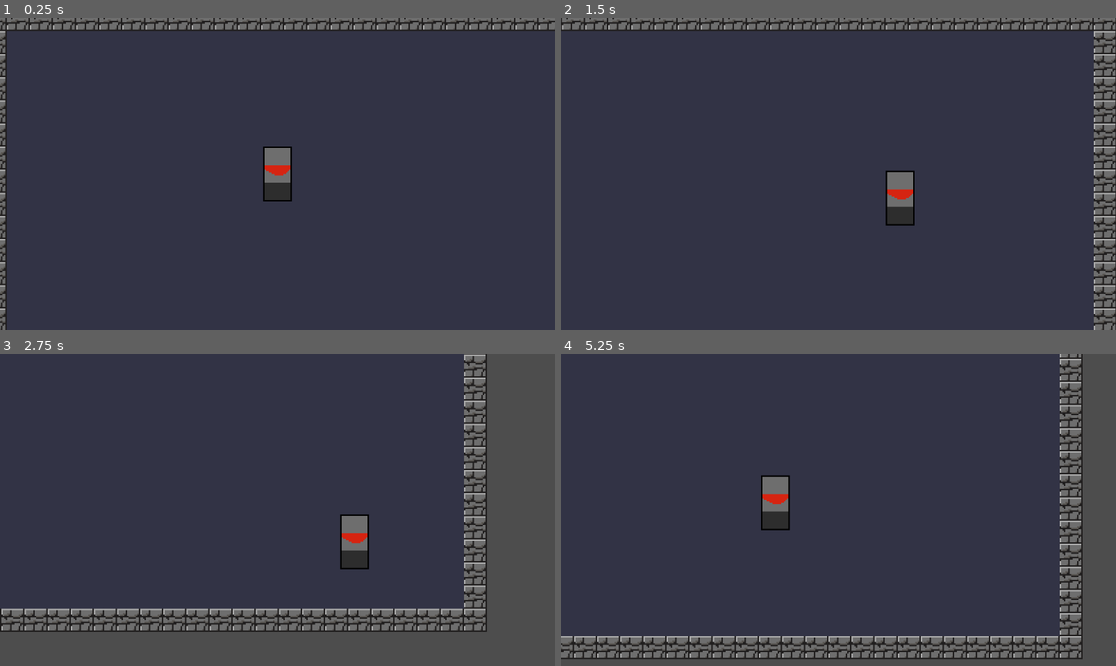
Above: before the commit, frames 1-4 (two rows, left to right).
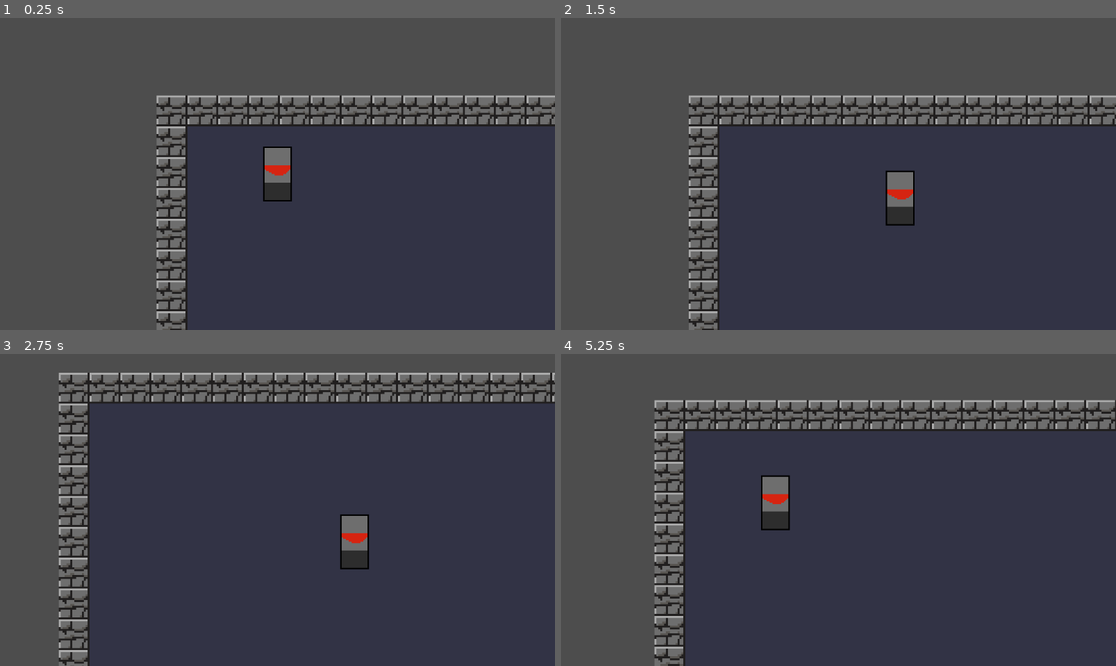
Above: after the commit, the same moments.

Repository: AStellarScene/Liberandum-Game-Refresh
Game: Godot game, scene res://scenes/Level.tscn
Two runs of this game, one before a commit and one after it. Both use one fixed random seed, a clock stepped at 60 frames per second and the inputs below.
Inputs:
- Up to frame 1 (0.25 s): no input
- Up to frame 2 (1.5 s): tap Enter at 0.5 s; hold Right (ui_right) 0.53-1.28 s; hold Down (ui_down) from 1.28 s (still down)
- Up to frame 3 (2.75 s): release Down (ui_down) at 2.03 s; hold Right (ui_right) from 2.03 s (still down)
- Up to frame 4 (5.25 s): release Right (ui_right) at 2.78 s; hold Up (ui_up) 2.78-3.53 s; hold Left (ui_left) 3.53-5.03 s; hold Down (ui_down) from 5.03 s (still down)

The runs differ from the first frame. In frame 1, 55% of the frame differs, in the area x 0-100%, y 0-100%; in frame 2, 54%; in frame 3, 52%; in frame 4, 52%.

Commit message:
changed scale

Diff:
--- a/scenes/Level.tscn
+++ b/scenes/Level.tscn
@@ -64,9 +64,9 @@
 
 [node name="Level" type="Node2D"]
 texture_filter = 1
-scale = Vector2(3, 3)
 
 [node name="TileMap" type="TileMap" parent="."]
+scale = Vector2(4, 4)
 tile_set = SubResource("TileSet_5grxs")
 format = 2
 layer_0/tile_data = PackedInt32Array(0, 4, 0, 1, 4, 0, 65537, 4, 0, 65538, 4, 0, 2, 4, 0, 65536, 4, 0, 131072, 4, 0, 13 …(5237 unchanged characters)…
--- a/scenes/Player.tscn
+++ b/scenes/Player.tscn
@@ -62,6 +62,7 @@
 
 [node name="Player" type="CharacterBody2D"]
 texture_filter = 1
+scale = Vector2(3, 3)
 script = ExtResource("1_1hwyr")
 
 [node name="AnimatedSprite2D" type="AnimatedSprite2D" parent="."]
